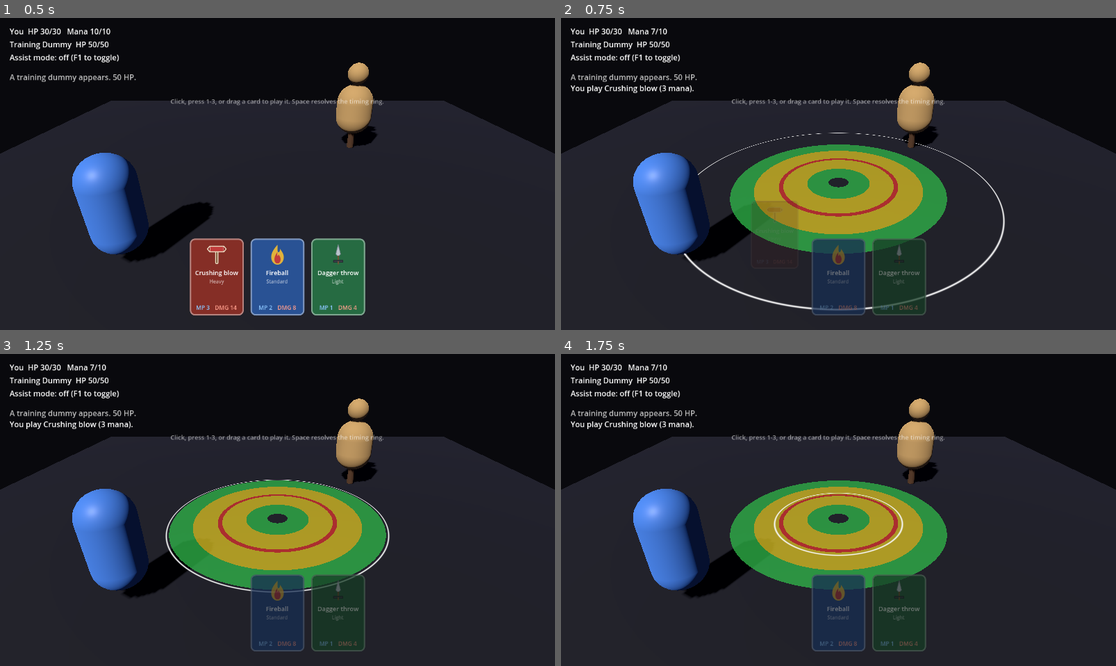
Above: before the commit, frames 1-4 (two rows, left to right).
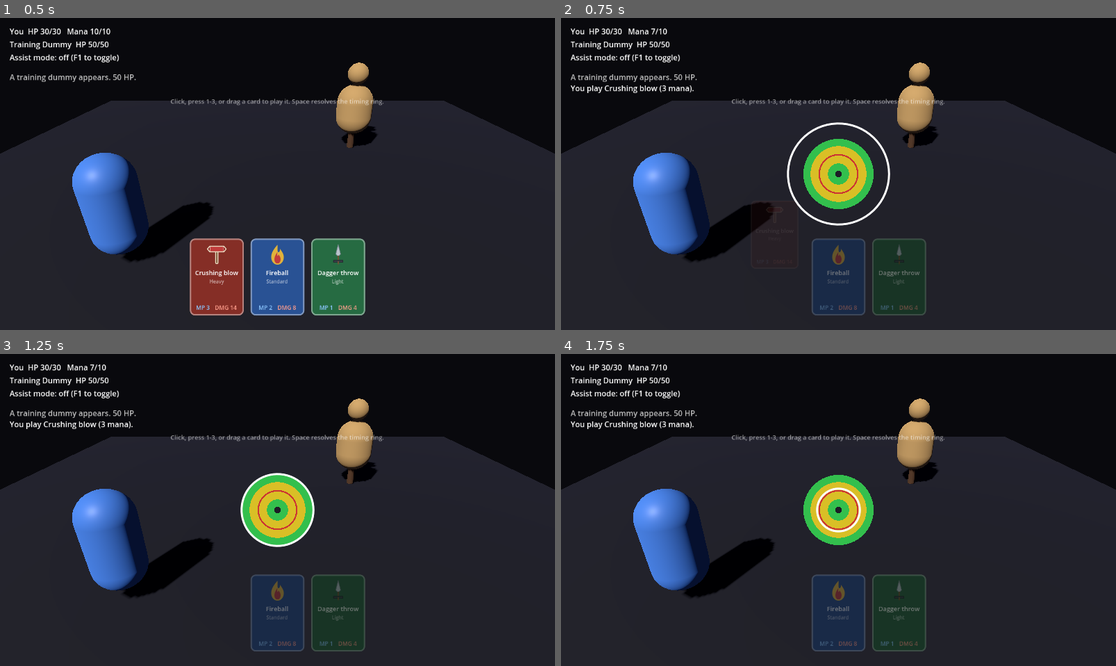
Above: after the commit, the same moments.

Repository: KDJ18/Gamer-Game
Game: Godot game, scene res://scenes/combat_test/combat_test.tscn
Same seed, same stepped clock (60 frames per second), same inputs: the game is played once before the commit and once after it.
Inputs (mouse positions are in pixels of both pictures, inside the frame that each line leads up to):
- Up to frame 1 (0.5 s): no input
- Up to frame 2 (0.75 s): tap Enter at 0.5 s; drag from (777, 276) to (894, 105) at 0.52 s
- Up to frame 3 (1.25 s): no input
- Up to frame 4 (1.75 s): drag from (838, 612) to (810, 572) at 1.27 s

Frame 1 is identical in both runs. In frame 2, 12% of the frame differs, in the area x 22-80%, y 33-94%; in frame 3, 11%; in frame 4, 11%.

Commit message:
Revert ring timing event to a 2D HUD element
The 3D shader-based "magic circle" (RingWidget3D on the arena floor)
read poorly next to the rest of the UI -- back to the original 2D
RingWidget, now layered as a screen-space overlay on the HUD CanvasLayer
instead of embedded in world space. Arena stays 3D (avatars, camera,
lighting); only the ring's presentation changed.

RingWidget3D/ring_zone.gdshader are left in the repo, unused, as an
alternate presentation of the same RingTimingEvent -- no game logic
changed, just which widget combat_test.tscn wires up (same pressed/
timed_out signal API on both).

Co-Authored-By: Claude Sonnet 5 <noreply@anthropic.com>
Claude-Session: https://claude.ai/code/session_0133u5XmM4Hy95iQydgB1xez

Diff:
--- a/scenes/combat_test/combat_test.gd
+++ b/scenes/combat_test/combat_test.gd
@@ -1,7 +1,9 @@
 extends Node3D
 ## Playable scaffold for DESIGN.md section 9, tasks 2 and 4: one fight
 ## against a 50 HP training dummy, with the three prototype cards and their
-## ring timing events, presented in a 3D arena.
+## ring timing events. The arena (avatars, camera, lighting) is 3D; the
+## ring timing event itself is a 2D screen-space HUD element (RingWidget),
+## overlaid on top via the HUD CanvasLayer.
 ##
 ## Card selection: click a card, press 1-3, or drag it onto the battlefield.
 ## The timing event itself resolves on Space. F1 toggles assist mode.
@@ -9,12 +11,12 @@
 const CARD_VIEW_SCENE := preload("res://scenes/ui/card_view.tscn")
 const CARD_SLOT_SIZE := Vector2(112, 160)
 
-@onready var ring_widget: RingWidget3D = $RingWidget3D
 @onready var player_avatar: MeshInstance3D = $PlayerAvatar
 @onready var dummy_avatar: MeshInstance3D = $DummyAvatar
 @onready var fx_root: Node3D = $FxRoot
 
 @onready var drop_zone: BattlefieldDropZone = $HUD/Root
+@onready var ring_widget: RingWidget = $HUD/Root/RingWidget
 @onready var player_status: Label = $HUD/Root/TopLeft/PlayerStatus
 @onready var dummy_status: Label = $HUD/Root/TopLeft/DummyStatus
 @onready var assist_label: Label = $HUD/Root/TopLeft/AssistLabel
--- a/scenes/combat_test/combat_test.tscn
+++ b/scenes/combat_test/combat_test.tscn
@@ -1,7 +1,7 @@
 [gd_scene load_steps=14 format=3]
 
 [ext_resource type="Script" path="res://scenes/combat_test/combat_test.gd" id="1_combattest"]
-[ext_resource type="PackedScene" path="res://scenes/ring_event/ring_widget_3d.tscn" id="2_ringwidget3d"]
+[ext_resource type="PackedScene" path="res://scenes/ring_event/ring_widget.tscn" id="2_ringwidget"]
 [ext_resource type="Script" path="res://scripts/ui/battlefield_drop_zone.gd" id="3_dropzone"]
 
 [sub_resource type="Environment" id="Environment_arena"]
@@ -92,9 +92,6 @@
 mesh = SubResource("CylinderMesh_post")
 surface_material_override/0 = SubResource("StandardMaterial3D_post")
 
-[node name="RingWidget3D" parent="." instance=ExtResource("2_ringwidget3d")]
-transform = Transform3D(1, 0, 0, 0, 1, 0, 0, 0, 1, 0, 0.02, 0.3)
-
 [node name="FxRoot" type="Node3D" parent="."]
 
 [node name="HUD" type="CanvasLayer" parent="."]
@@ -169,6 +166,9 @@
 theme_override_constants/separation = 14
 mouse_filter = 2
 
+[node name="RingWidget" parent="HUD/Root" instance=ExtResource("2_ringwidget")]
+layout_mode = 1
+
 [node name="PlayHint" type="Label" parent="HUD/Root"]
 layout_mode = 1
 anchors_preset = 8
